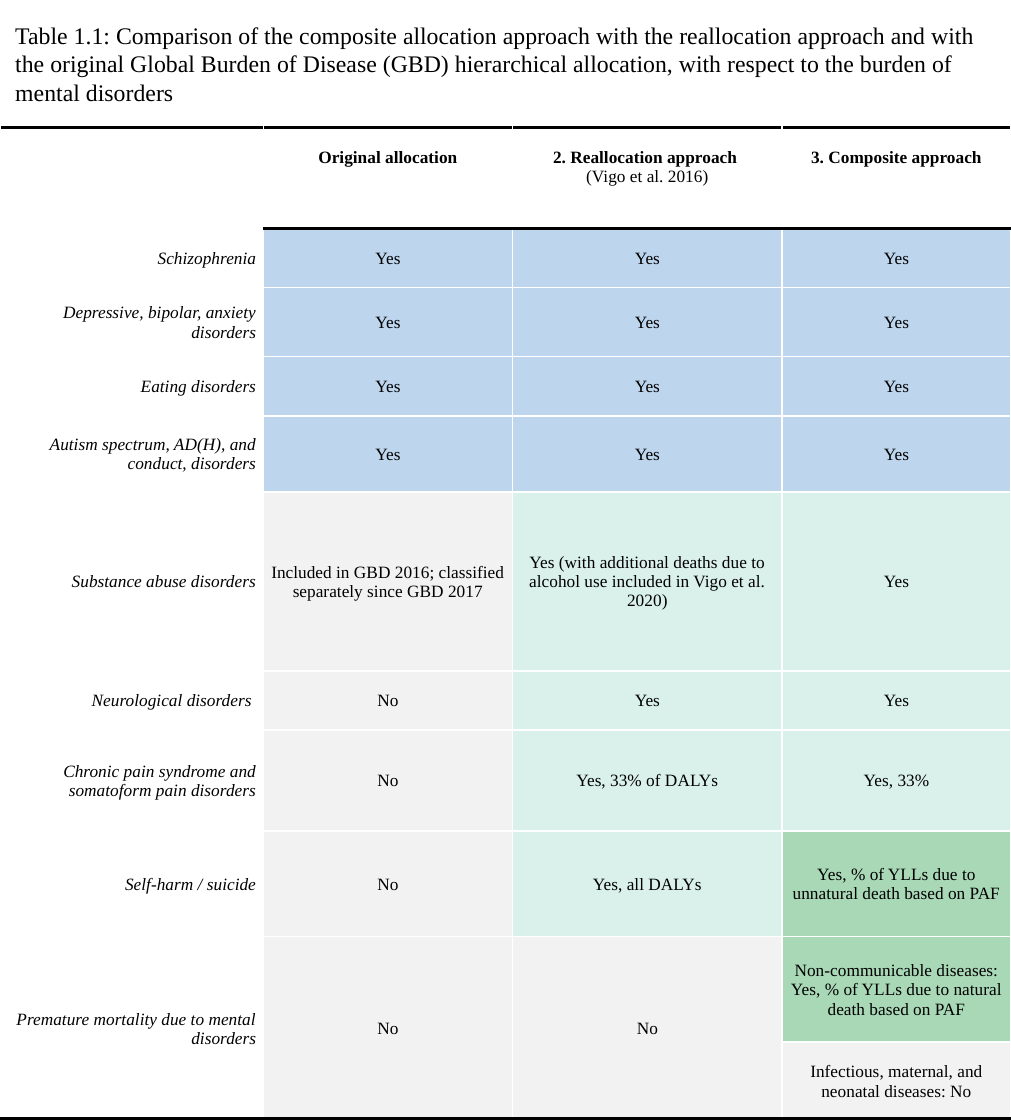
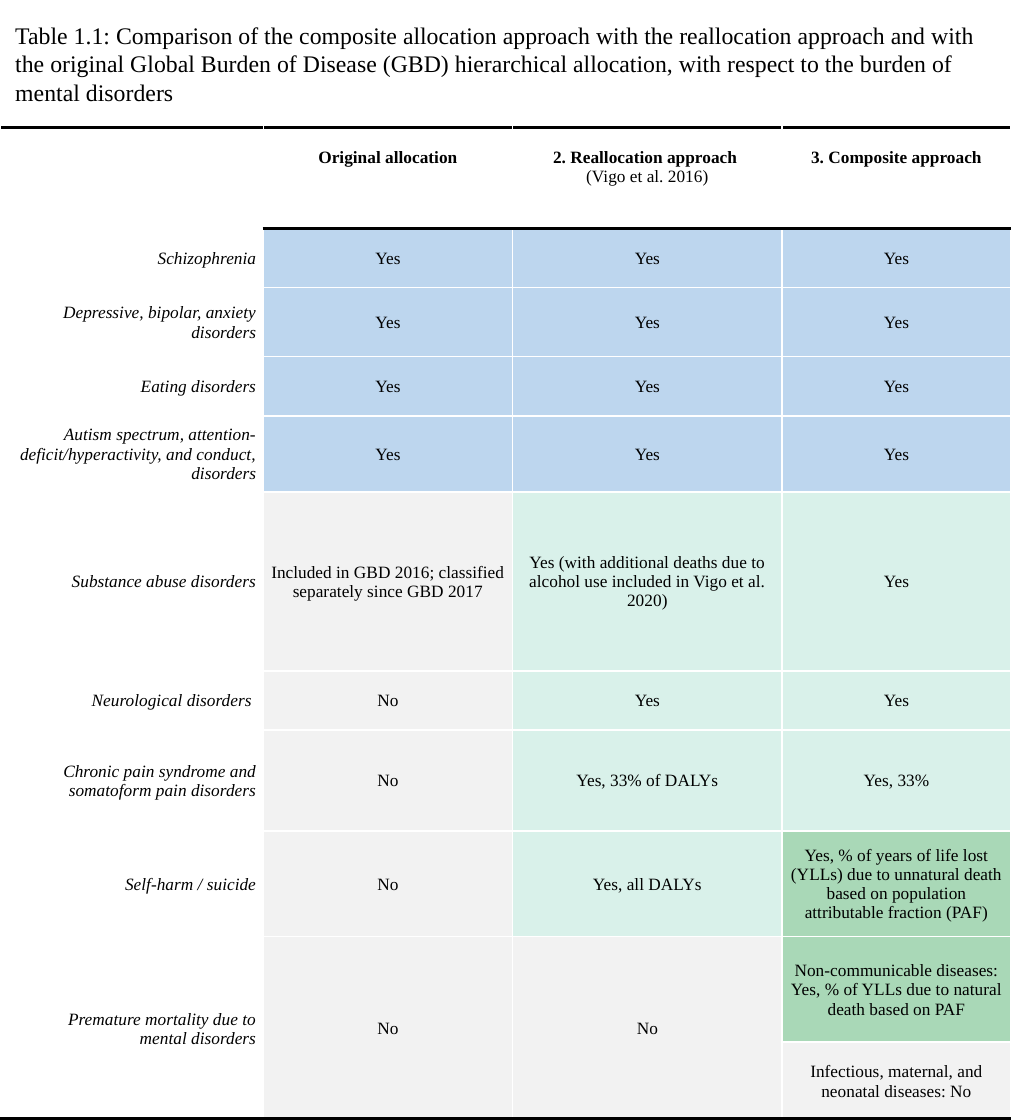
Before and after one commit to darias5/phd_thesis, a slide deck: slide 1 of table1_1.pptx. Drawn at 1011x1120 pixels with LibreOffice and Linux fonts; fonts in the diff are those of the drawing. Boxes give left, top, right and bottom in pixels: in the first picture for what was removed or moved away, otherwise in the second. Text is boxed around its words. In the diff, an @@ line names an element or a change of style, - is before the commit and + after.

```diff
--- a/table1_1.pptx
+++ b/table1_1.pptx
@@ table at (0, 128, 1009, 1120) @@
-row 5, column 1: Autism spectrum, AD(H), and conduct, disorders
+row 5, column 1: Autism spectrum, attention-deficit/hyperactivity, and conduct, disorders
-row 9, column 4: Yes, % of YLLs due to unnatural death based on PAF
+row 9, column 4: Yes, % of years of life lost (YLLs) due to unnatural death based on population attributable fraction (PAF)
-row 10, column 1: Premature mortality due to mental disorders
+row 10, column 1: Premature mortality due to / mental disorders
```
Also in this commit, not shown: 5 other files.
